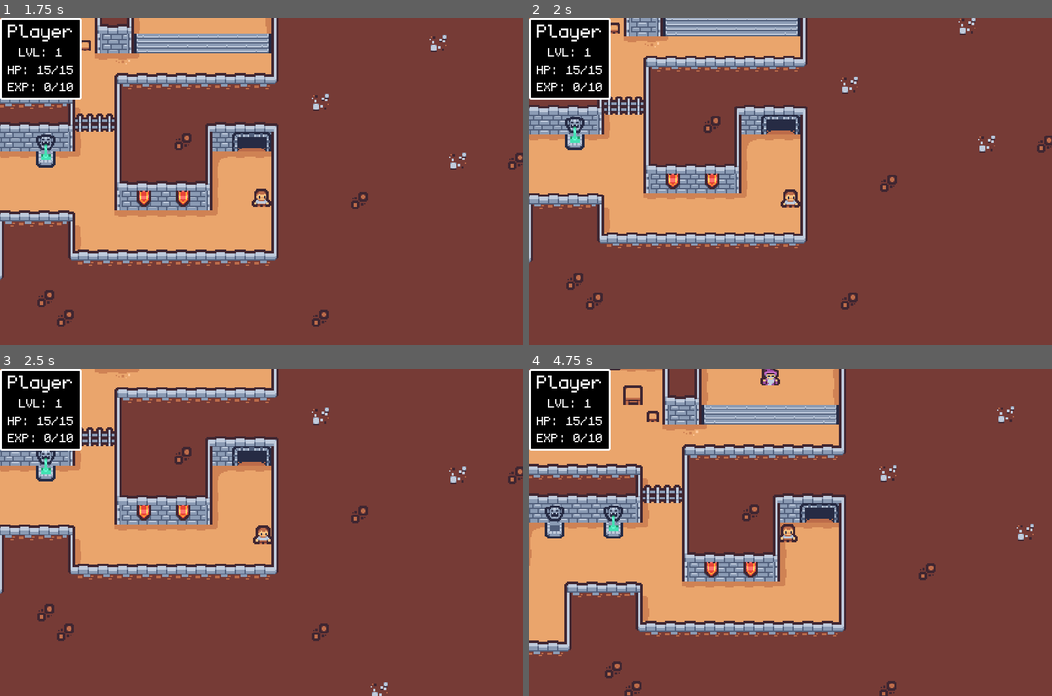
Above: before the commit, frames 1-4 (two rows, left to right).
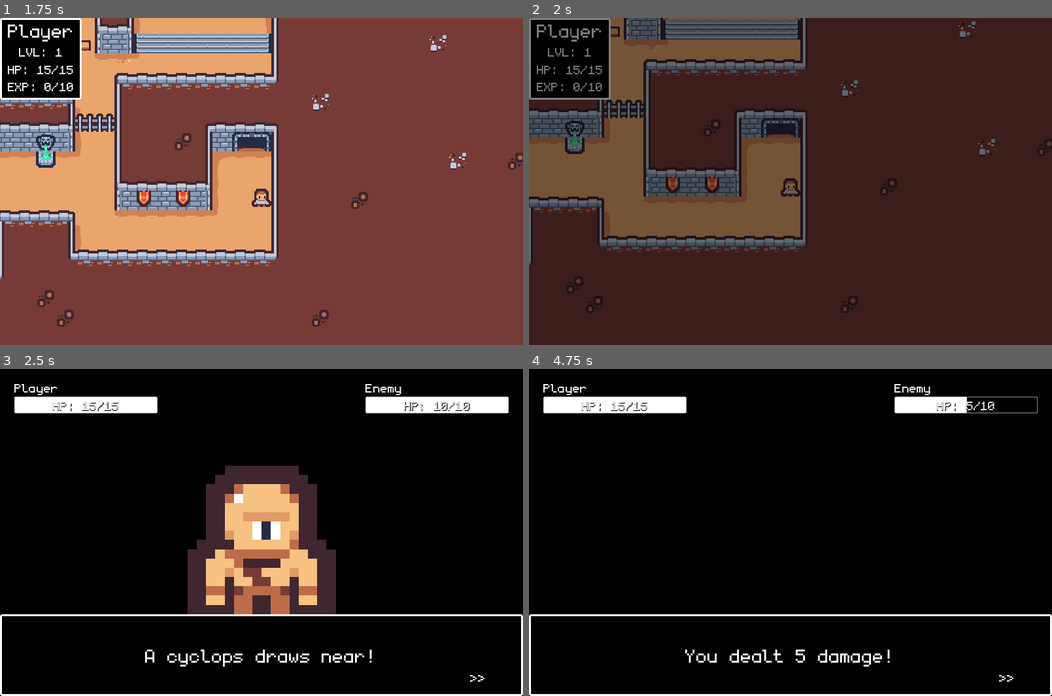
Above: after the commit, the same moments.

Repository: Teeohbee/TinyTown
Game: Godot game, scene res://scenes/dungeon.tscn
The game is run twice, just before and just after one commit, with the same random seed, the same clock (stepped at 60 frames per second) and the same inputs. This scene is started directly instead of the project's main scene.
Inputs:
- Up to frame 1 (1.75 s): tap Enter (ui_accept) at 0.5, 0.77, 1.52 s; hold Right (ui_right) 0.53-1.28 s; hold Down (ui_down) from 1.28 s (still down)
- Up to frame 2 (2 s): keep holding Down (ui_down)
- Up to frame 3 (2.5 s): release Down (ui_down) at 2.03 s; hold Right (ui_right) from 2.03 s (still down)
- Up to frame 4 (4.75 s): release Right (ui_right) at 2.78 s; hold Up (ui_up) 2.78-3.53 s; tap Enter (ui_accept) at 3.02, 3.77, 4.52 s; hold Left (ui_left) from 3.53 s (still down)

Frame 1 is identical in both runs. In frame 2, 96% of the frame differs, in the area x 0-100%, y 0-100%; in frame 3, 97%; in frame 4, 98%.

Commit message:
Turn on random battles

Diff:
--- a/scenes/battle.tscn
+++ b/scenes/battle.tscn
@@ -264,8 +264,8 @@
 grow_vertical = 2
 scale = Vector2(16, 16)
 pivot_offset = Vector2(8, 16)
+texture = ExtResource("3_rsmug")
 script = ExtResource("4_pt71q")
-texture_source = ExtResource("3_rsmug")
 
 [node name="AnimationPlayer" type="AnimationPlayer" parent="Enemy"]
 libraries = {
--- a/scripts/enemy.gd
+++ b/scripts/enemy.gd
@@ -5,7 +5,3 @@
 @export var max_health = 10
 @export var damage = 3
 @export var experience_earned = randi_range(3, 6)
-@export var texture_source : Texture2D
-
-func _ready():
-	texture = texture_source
--- a/scripts/player.gd
+++ b/scripts/player.gd
@@ -79,13 +79,13 @@
 	play_tween(tween, dir)
 	moving = true
 	await tween.finished
-	moving = false
-	#var chance = randi_range(0, 7)
-	#if self.get_parent().name == "Dungeon" and chance == 0:
-		#SceneTransition.change_scene_to_file(BATTLE_SCENE_PATH)
-		#PlayerState.last_position[self.get_parent().name] = position
-	#else:
-		#moving = false
+	#moving = false
+	var chance = randi_range(0, 7)
+	if self.get_parent().name == "Dungeon" and chance == 0:
+		SceneTransition.change_scene_to_file(BATTLE_SCENE_PATH)
+		PlayerState.last_position[self.get_parent().name] = position
+	else:
+		moving = false
 
 
 # Plays the tween for the player movement
--- a/scripts/wizard.gd
+++ b/scripts/wizard.gd
@@ -1,4 +1,5 @@
 extends StaticBody2D
+
 
 # Returns the dialogue for this character
 func dialogue():
